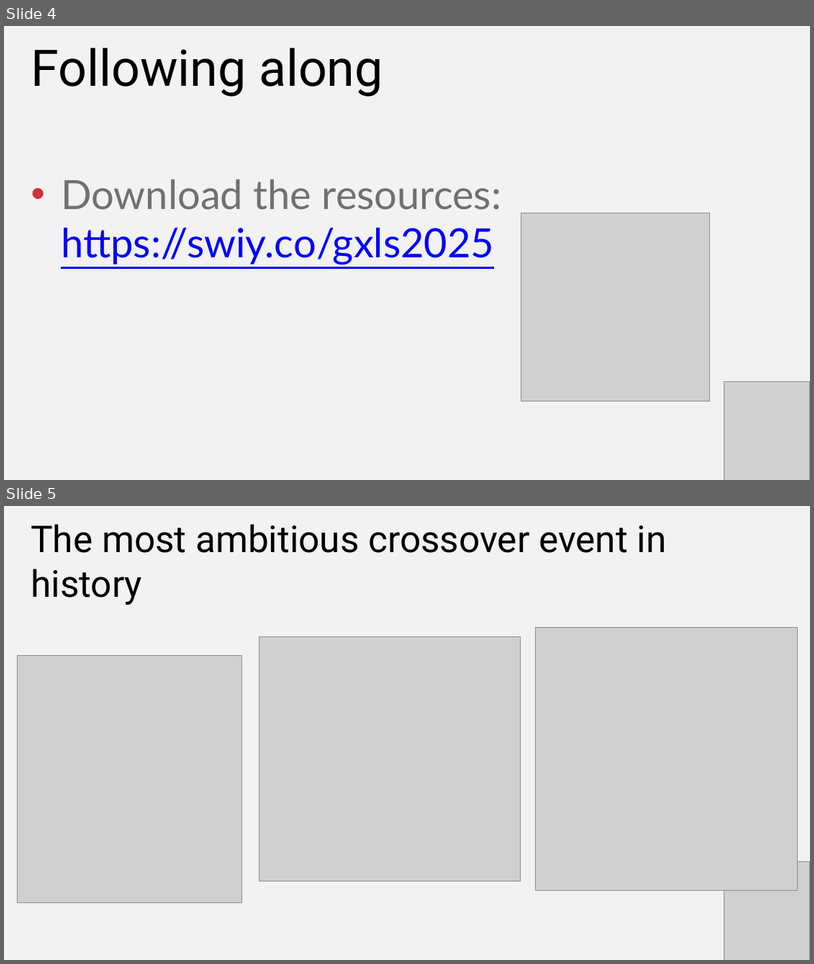
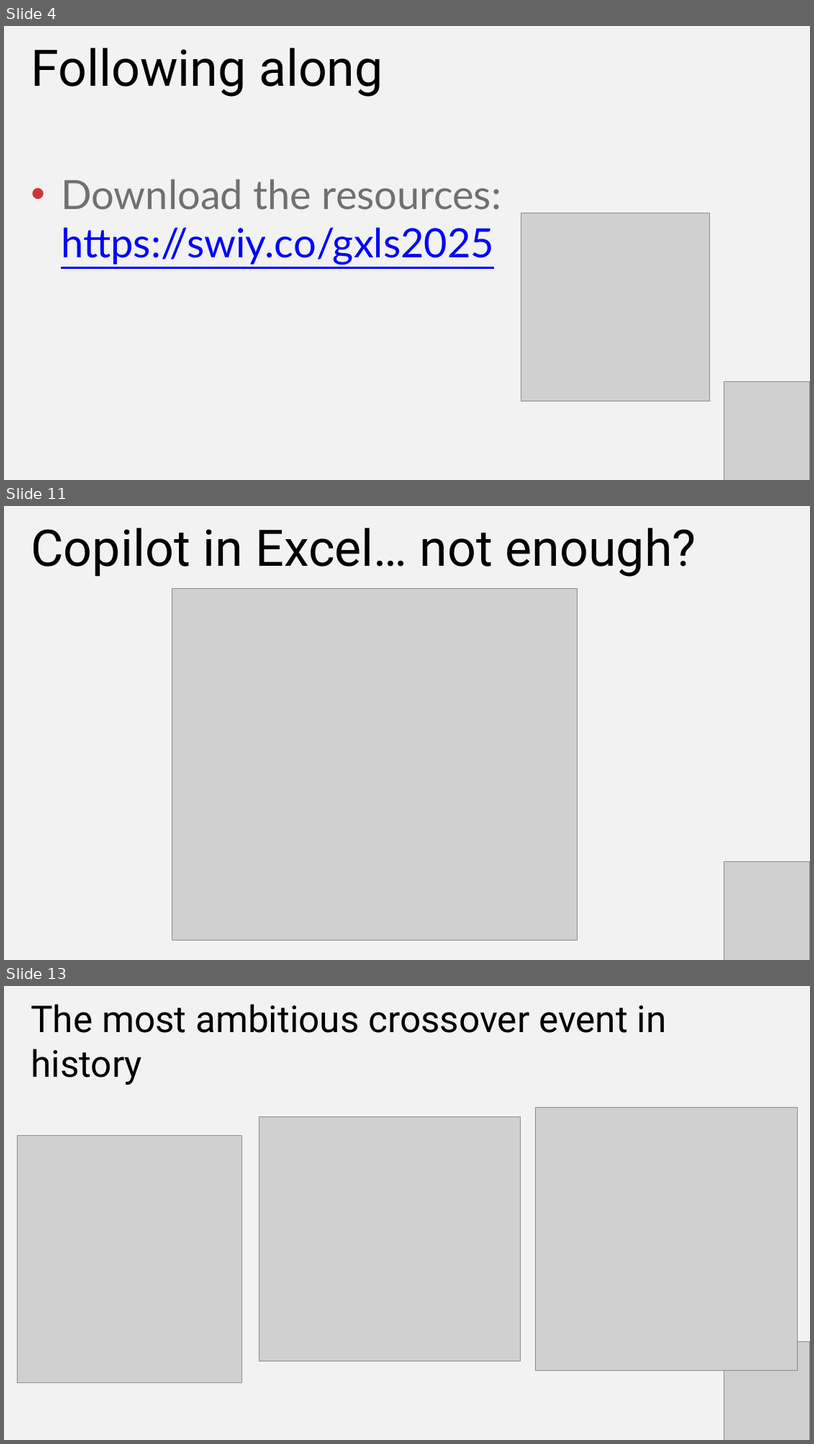
Before and after one commit to stringfestdata/xlgs-python-excel-copilot, a slide deck: xlgs-python-excel-copilot-slides.pptx. Shown one above the other, each under a label of ours: slides 4 and 5 before the commit, slides 4, 11 and 13 after it; the slides between them are not shown. The pictures are 814x964 and 814x1444 pixels, drawn with LibreOffice and Linux fonts; fonts in the diff are those of the drawing; grey boxes stand for pictures. Boxes give left, top, right and bottom in pixels: in the first picture for what was removed or moved away, otherwise in the second. Text is boxed around its words. In the diff, an @@ line names an element or a change of style, - is before the commit and + after.

```diff
--- a/xlgs-python-excel-copilot-slides.pptx
+++ b/xlgs-python-excel-copilot-slides.pptx
@@ slide 11 added at [4, 506, 810, 960], background #F2F2F2 @@
@@ text added at [31, 528, 697, 577], 90 pt, text #000000 @@
+Copilot in Excel… not enough?
@@ picture added at [172, 588, 577, 939] @@
@@ picture added at [725, 861, 810, 960] @@
@@ what was slide 5 is now slide 13 @@
```
Also in this commit, not shown: 2 slides changed, 7 other slides added.
